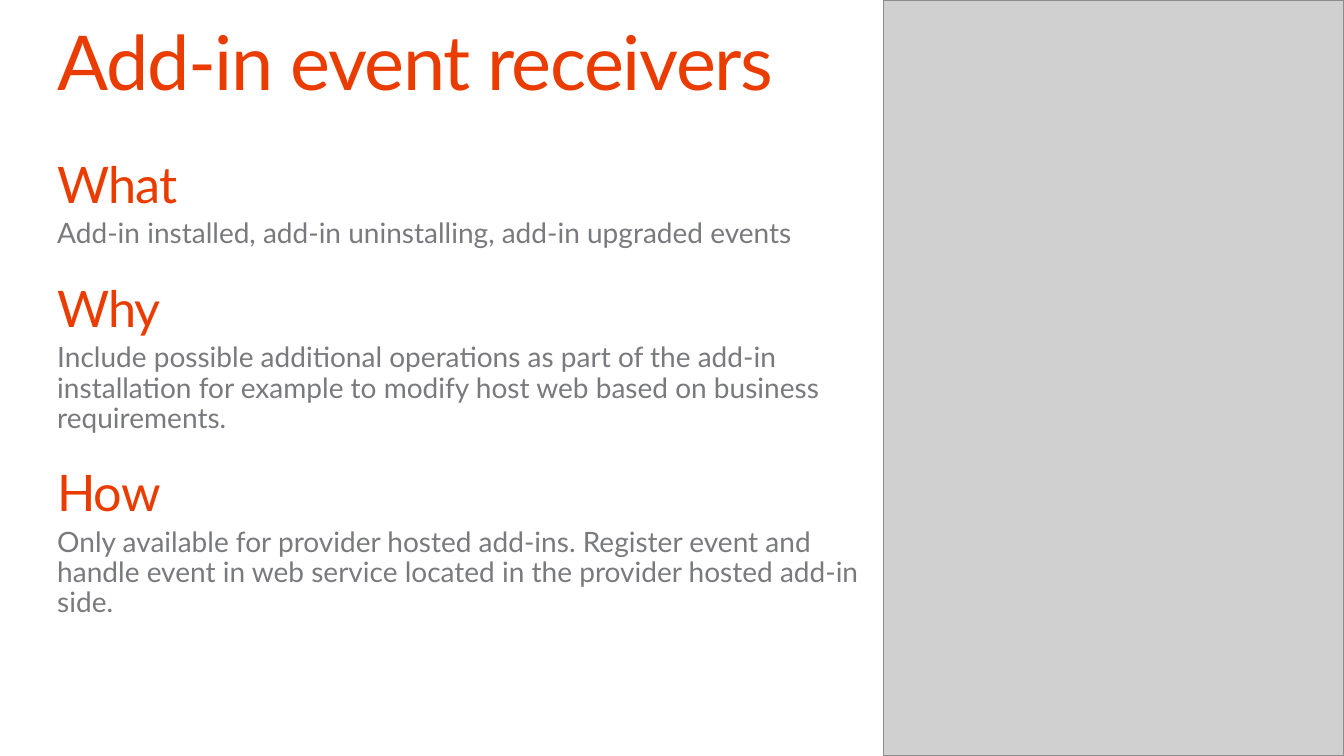
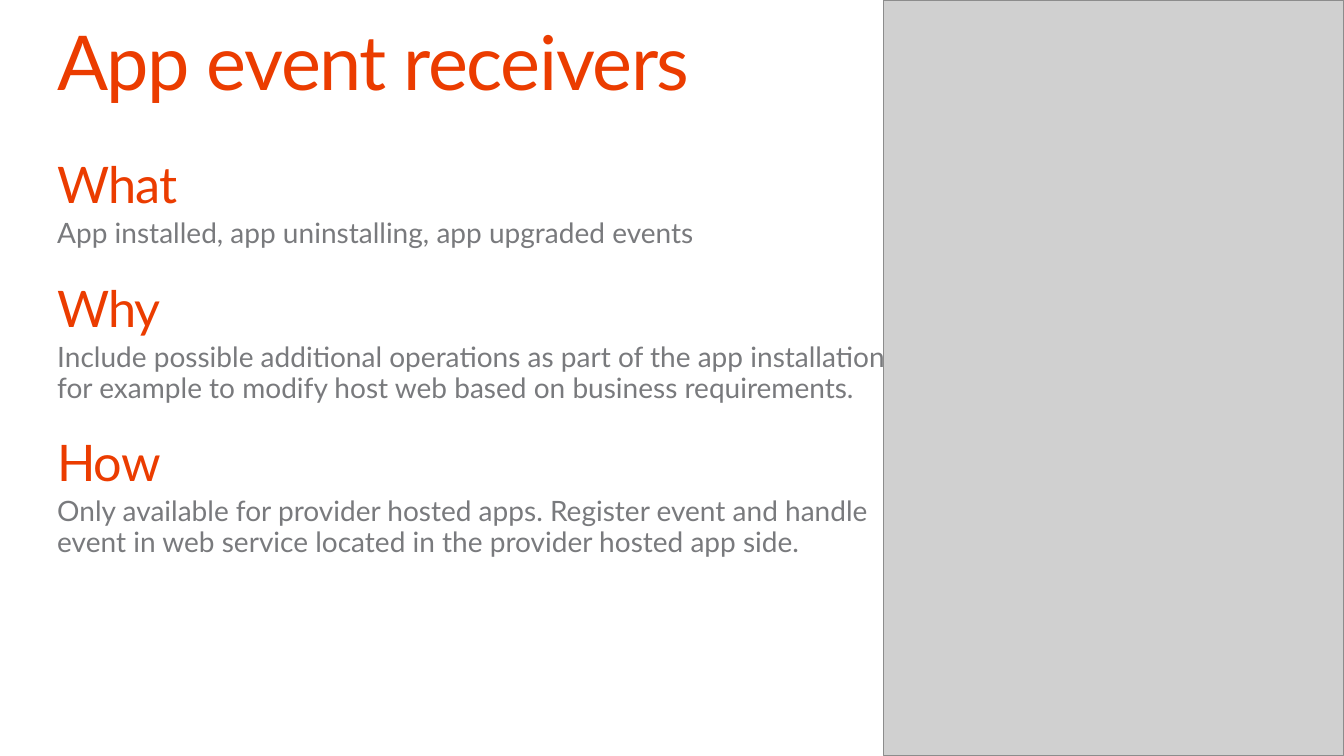
Before and after one commit to OfficeDev/TrainingContent, a slide deck: slide 31 of O3658/05 Using Remote Event Receivers and Remote Timer Jobs/5_RemoteTimersEvents.pptx. Drawn at 1344x756 pixels with LibreOffice and Linux fonts; fonts in the diff are those of the drawing; grey boxes stand for pictures; background and template pictures are left out. Boxes give left, top, right and bottom in pixels: in the first picture for what was removed or moved away, otherwise in the second. Text is boxed around its words. In the diff, an @@ line names an element or a change of style, - is before the commit and + after.

```diff
--- a/O3658/05 Using Remote Event Receivers and Remote Timer Jobs/5_RemoteTimersEvents.pptx
+++ b/O3658/05 Using Remote Event Receivers and Remote Timer Jobs/5_RemoteTimersEvents.pptx
@@ title at (x1=57, y1=35, x2=690, y2=103): text changed @@
-Add-in event receivers
+App event receivers
@@ text at (x1=57, y1=222, x2=693, y2=248): text changed @@
-  Add-in installed, add-in uninstalling, add-in upgraded events
+  App installed, app uninstalling, app upgraded events
@@ text at (x1=57, y1=343, x2=884, y2=403): text changed @@
-  Include possible additional operations as part of the add-in installation for example to modify host web based on business requirements.
+  Include possible additional operations as part of the app installation for example to modify host web based on business requirements.
@@ text at (x1=57, y1=500, x2=867, y2=557): text changed @@
-  Only available for provider hosted add-ins. Register event and handle event in web service located in the provider hosted add-in side.
+  Only available for provider hosted apps. Register event and handle event in web service located in the provider hosted app side.
```
Also in this commit, not shown: 18 other slides changed, 1 slide added, 1 slide removed, 1 other file.
